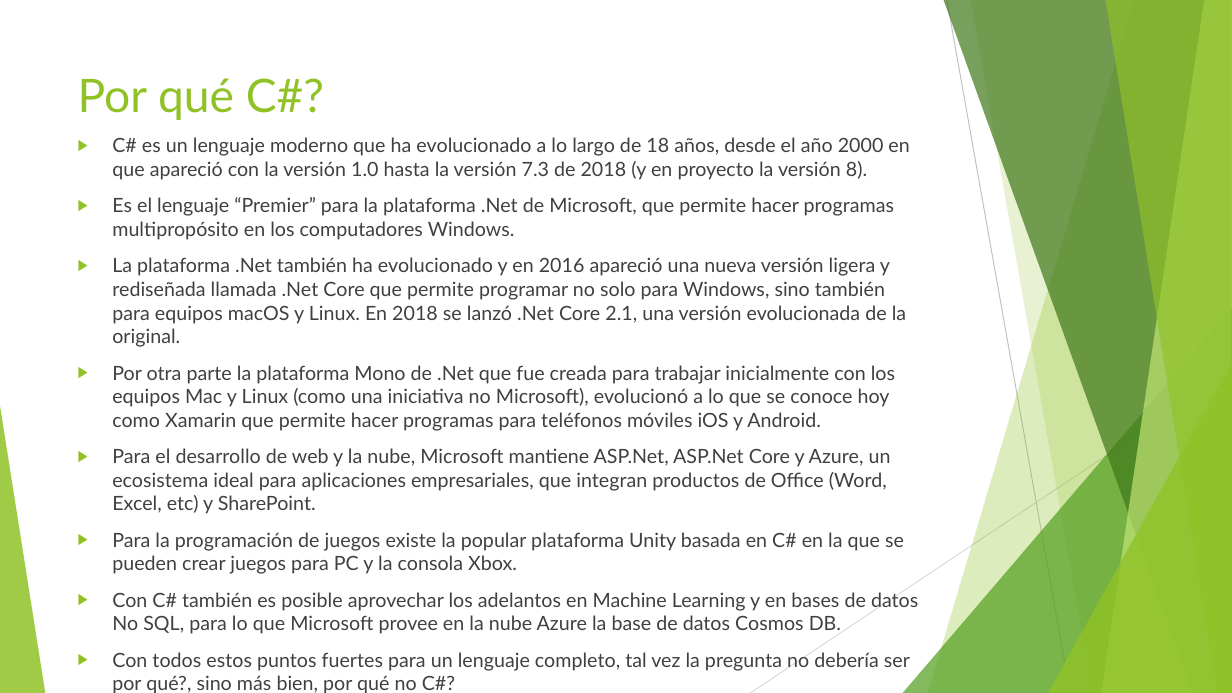
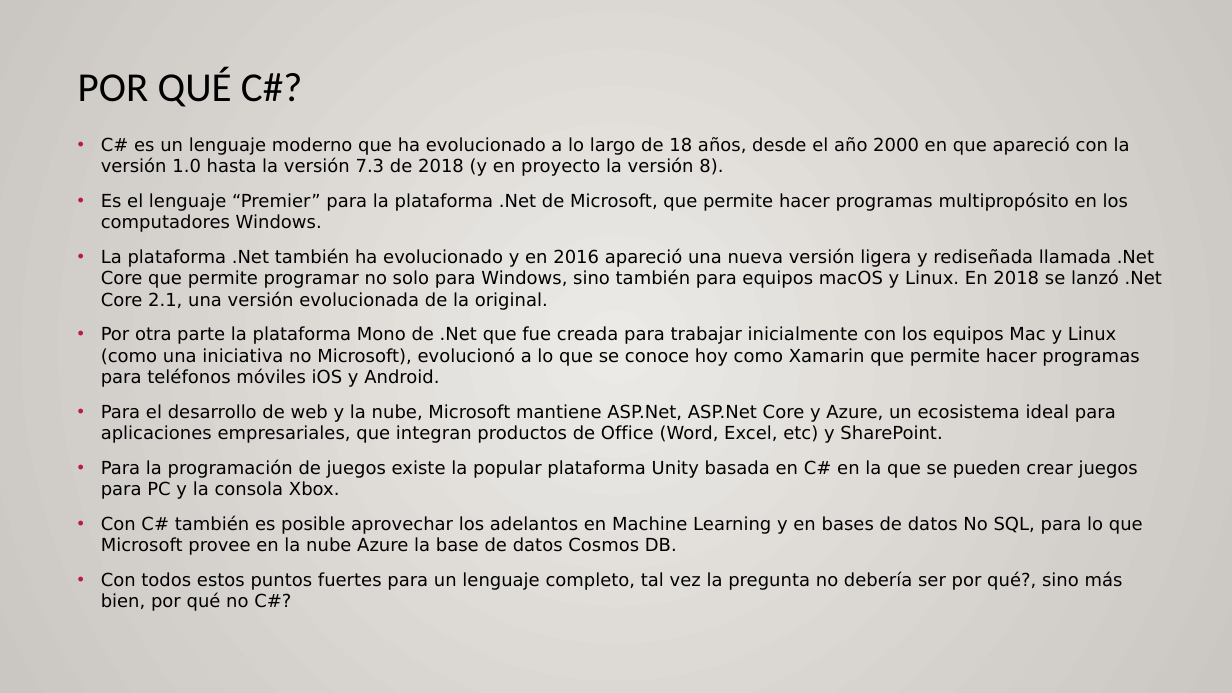
Before and after one commit to AlbertOsinaga/CSharp-MiPrimerLenguaje, a slide deck: slide 2 of C#_MiPrimerLenguaje.pptx. Drawn at 1232x693 pixels with LibreOffice and Linux fonts; fonts in the diff are those of the drawing. Boxes give left, top, right and bottom in pixels: in the first picture for what was removed or moved away, otherwise in the second. Text is boxed around its words. In the diff, an @@ line names an element or a change of style, - is before the commit and + after.

```diff
--- a/C#_MiPrimerLenguaje.pptx
+++ b/C#_MiPrimerLenguaje.pptx
@@ background #FFFFFF to gradient #ECEAE7 to #CAC7C1 @@
@@ title at [78, 68, 302, 107]: text changed; size 36 to 32 pt; font Lato to Calibri; text colour #90C226 to #000000 @@
-Por qué C#?
+POR QUÉ C#?
@@ text "C# es un lenguaje moderno ..." at [101, 137, 1162, 611]: size 15.3 to 14 pt, font Lato to DejaVu Sans, text colour #404040 to #000000; bullet ▶ to •; bullet colour #90C226 to #B71E42 @@
@@ group removed at [0, 0, 1232, 693]: 5 freeform shapes, 3 triangles, 2 lines @@
```
Also in this commit, not shown: 11 other slides changed, 7 slides added, 1 other file.
